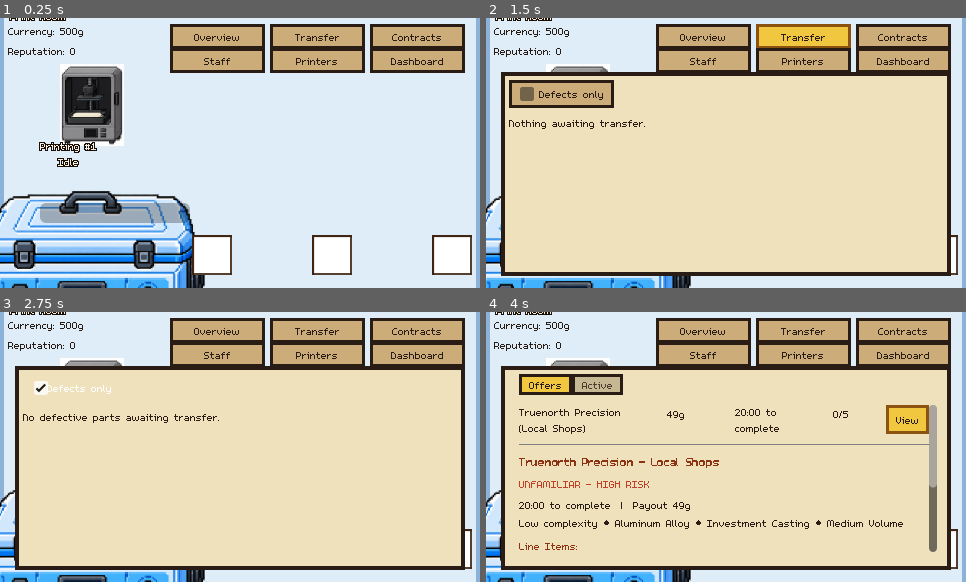
Above: before the commit, frames 1-4 (two rows, left to right).
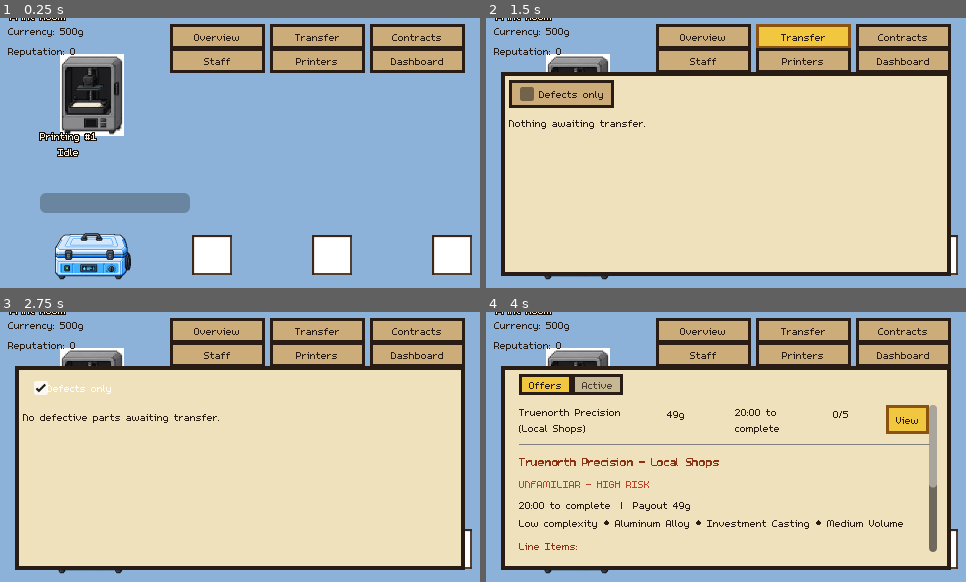
Above: after the commit, the same moments.

Repository: carverweirick/foundry-mobile-game
Game: Godot game, scene res://scenes/main.tscn
The game is run twice, just before and just after one commit, with the same random seed, the same clock (stepped at 60 frames per second) and the same inputs.
Inputs:
- Up to frame 1 (0.25 s): no input
- Up to frame 2 (1.5 s): click "Overview" at 0.5 s; click "Transfer" at 1.25 s
- Up to frame 3 (2.75 s): click "Defects only" at 2 s
- Up to frame 4 (4 s): click "Contracts" at 2.75 s; click "View" at 3.5 s

The runs differ from the first frame. In frame 1, 81% of the frame differs, in the area x 0-100%, y 0-100%; in frame 2, 17%; in frame 3, 17%; in frame 4, 17%.

Commit message:
Fix Clean's animation/sizing, and take a first step toward a real grid
- Clean bug fixes from screenshot feedback: the station now stays
  closed by default in every state (idle/running/ready) - the open
  frames only ever appear during the technician interaction flourish
  itself, not as a sustained "left open" look. Also added a general
  per-station sprite_scale_override (Station/StationDef) so a real art
  asset whose native resolution doesn't match its neighbors can be
  sized down - Clean now roughly matches Printing's on-screen size
  instead of Burnout/Pour's.
- First real step toward design doc Section 5's grid system: a new
  GRID_CELL_SIZE (20) constant, with every room boundary and station
  position confirmed/nudged to land on an exact grid multiple. The
  Print Room's previously-unused floor tileset is wired in for the
  first time, scaled so each source tile renders as exactly one grid
  cell - the other four rooms are untouched, still flat color zones.

Co-Authored-By: Claude Sonnet 5 <noreply@anthropic.com>
Claude-Session: https://claude.ai/code/session_01JVo4V5woxRQb6BmWzsoiCF

Diff:
--- a/autoload/game_data.gd
+++ b/autoload/game_data.gd
@@ -55,6 +55,14 @@
 	"res://assets/sprites/cleaner_2.png",
 	"res://assets/sprites/cleaner_3.png",
 ]
+## Bug fix (design feedback: "the cleaner is a bit larger than the rest") -
+## cleaner_1/2/3.png are 1254x1254, the same resolution class as Burnout/
+## Pour's real art, which reads fine for them since each gets a whole room
+## mostly to itself - Clean instead sits packed into a tight row with UV
+## Cure/Scan/Patching's small placeholder boxes, where the same on-screen
+## size as Burnout/Pour visibly dwarfed its neighbors. Shrinks it down to
+## roughly match Printing's own real-art on-screen size instead.
+const CLEAN_SPRITE_SCALE_OVERRIDE: float = 0.35
 
 
 ## Design doc Section 9: Quality, Defects, and Geometry Familiarity. Covers a
@@ -223,6 +231,10 @@
 	## Real per-state art (idle/running/ready), distinct from tier_sprite_paths
 	## above - see Station.state_sprites and CLEAN_STATE_SPRITES.
 	var state_sprite_paths: Array[String]
+	## See Station.sprite_scale_override's own comment - a fudge factor for a
+	## real art asset whose native resolution doesn't match what most station
+	## art assumes. 1.0 (no change) unless a station specifically needs it.
+	var sprite_scale_override: float = 1.0
 
 	func _init(
 		p_id: String,
@@ -233,7 +245,8 @@
 		p_minutes: float,
 		p_batch: int,
 		p_sprites: Array[String] = [],
-		p_state_sprites: Array[String] = []
+		p_state_sprites: Array[String] = [],
+		p_sprite_scale_override: float = 1.0
 	) -> void:
 		id = p_id
 		display_name = p_name
@@ -244,6 +257,7 @@
 		tier1_batch_cap = p_batch
 		tier_sprite_paths = p_sprites
 		state_sprite_paths = p_state_sprites
+		sprite_scale_override = p_sprite_scale_override
 
 	## Prototype-scale seconds derived from the real Tier 1 minutes above.
 	func get_prototype_timer_seconds() -> float:
@@ -1185,7 +1199,7 @@
 		# New this session (design doc Section 21.4): every part passes through,
 		# batched, no defect risk of its own - removes excess resin before UV Cure.
 		StationDef.new("clean", "Clean", Station.StationType.BATCHED,
-			1, "Print Room", 8.0, 5, [], CLEAN_STATE_SPRITES),
+			1, "Print Room", 8.0, 5, [], CLEAN_STATE_SPRITES, CLEAN_SPRITE_SCALE_OVERRIDE),
 		StationDef.new("uv_cure", "UV Cure", Station.StationType.BATCHED,
 			1, "Print Room", 12.0, 6),
 		StationDef.new("scan", "Structured Light Scan", Station.StationType.QUEUE,
--- a/scenes/main.gd
+++ b/scenes/main.gd
@@ -15,6 +15,22 @@
 # breathing room at max zoom-out. Drives camera pan/zoom clamping.
 const FLOOR_MIN: Vector2 = Vector2(0.0, 0.0)
 const FLOOR_MAX: Vector2 = Vector2(1720.0, 960.0)
+
+## The floor's real grid unit (design request, this session: "turn the game
+## into more of a grid feeling so that customization of floor layout later
+## on will be easy/contained"), the first real step toward design doc
+## Section 5's "the floor is meant to sit on a tile grid" - stations still
+## don't have an explicit multi-cell footprint yet (that's the next step,
+## once the Floor Editor itself gets built), but every room boundary and
+## station position is now expressed in whole GRID_CELL_SIZE units, so
+## nothing about the current layout has to be re-derived or approximated
+## when that footprint system lands. 20 was picked as the largest cell size
+## that evenly divides every existing room/floor dimension already in place
+## (the 40px margins, every room's width/height, and the full 1720x960
+## floor) - a "fine" grid relative to a station's own footprint, per design
+## request: most real-art stations span roughly 3-4 cells across, Burnout/
+## Pour's much bigger photo sprites span around 11.
+const GRID_CELL_SIZE: float = 20.0
 
 ## Camera2D.zoom in Godot works the opposite of what the names below might
 ## suggest at a glance: a HIGHER zoom value means MORE magnified (LESS world
@@ -125,7 +141,7 @@
 	"patching": Vector2(460, 260),
 	"burnout": Vector2(1300, 720),
 	"mold_prep": Vector2(1480, 720),
-	"pour": Vector2(750, 480),
+	"pour": Vector2(740, 480), # nudged from 750 to land exactly on a GRID_CELL_SIZE (20) multiple
 	"deshell": Vector2(120, 720),
 	"abrasive_blast": Vector2(280, 720),
 	"ship": Vector2(440, 720),
@@ -136,7 +152,7 @@
 ## (up to the factory level cap - see GameData.buy_printer()) has somewhere
 ## to go without overlapping. A formula rather than one fixed position per id
 ## since the number of owned printers is a runtime purchase, not fixed data.
-const PRINTER_ROW_Y: float = 110.0
+const PRINTER_ROW_Y: float = 100.0 # nudged from 110 to land exactly on a GRID_CELL_SIZE (20) multiple
 const PRINTER_ROW_START_X: float = 100.0
 const PRINTER_ROW_SPACING_X: float = 140.0
 
@@ -349,14 +365,21 @@
 	# Full-floor base layer first (see HALLWAY_FILL's own comment) - every one
 	# of the four corner/center room zones below draws on top of it.
 	_add_room_zone(Rect2(FLOOR_MIN, FLOOR_MAX - FLOOR_MIN), HALLWAY_FILL, HALLWAY_BORDER, "")
-	_add_room_zone(PRINT_ROOM, PRINT_FILL, PRINT_BORDER, "Print Room")
+	_build_print_room_tiles()
+	_add_room_zone(PRINT_ROOM, PRINT_FILL, PRINT_BORDER, "Print Room", true)
 	_add_room_zone(SHELLING_ROOM, SHELLING_FILL, SHELLING_BORDER, "Shelling Room")
 	_add_room_zone(POST_PROCESSING_ROOM, POST_FILL, POST_BORDER, "Post Processing Room")
 	_add_room_zone(FURNACE_ROOM, FURNACE_FILL, FURNACE_BORDER, "Furnace Room")
 	_add_room_zone(POUR_ROOM, POUR_FILL, POUR_BORDER, "VIM Bay")
 
 
-func _add_room_zone(rect: Rect2, fill_color: Color, border_color: Color, label_text: String) -> void:
+## skip_fill lets a room draw its border/label only and supply its own floor
+## visual on top - the Print Room does this now, using a real tiled floor
+## instead of a flat ColorRect (see _build_print_room_tiles()) - the border
+## is still drawn AFTER the tiles below, so its frame naturally covers the
+## tilemap's outermost edge rather than needing inset math to line up with
+## the grid exactly.
+func _add_room_zone(rect: Rect2, fill_color: Color, border_color: Color, label_text: String, skip_fill: bool = false) -> void:
 	# ColorRect/Label are Control nodes even out here in the 2D world, and
 	# Control defaults to MOUSE_FILTER_STOP - without explicitly setting it
 	# to IGNORE, every one of these purely decorative room backgrounds
@@ -368,18 +391,48 @@
 	border.mouse_filter = Control.MOUSE_FILTER_IGNORE
 	add_child(border)
 
-	var fill := ColorRect.new()
-	fill.position = rect.position + Vector2(ROOM_BORDER_WIDTH, ROOM_BORDER_WIDTH)
-	fill.size = rect.size - Vector2(ROOM_BORDER_WIDTH, ROOM_BORDER_WIDTH) * 2.0
-	fill.color = fill_color
-	fill.mouse_filter = Control.MOUSE_FILTER_IGNORE
-	add_child(fill)
+	if not skip_fill:
+		var fill := ColorRect.new()
+		fill.position = rect.position + Vector2(ROOM_BORDER_WIDTH, ROOM_BORDER_WIDTH)
+		fill.size = rect.size - Vector2(ROOM_BORDER_WIDTH, ROOM_BORDER_WIDTH) * 2.0
+		fill.color = fill_color
+		fill.mouse_filter = Control.MOUSE_FILTER_IGNORE
+		add_child(fill)
 
 	if label_text != "":
 		var entry := RoomFloorLabel.new()
 		entry.world_position = rect.position + Vector2(10.0, 6.0)
 		entry.label = _make_floor_label(label_text)
 		_room_floor_labels.append(entry)
+
+
+## Real per-cell floor tiles (design request, this session: "turn the game
+## into more of a grid feeling") - the Print Room is the only room with real
+## tile art so far (assets/sprites/floor_tiles/, resources/tilesets/
+## print_room_floor_tileset.tres, sliced but never actually wired into the
+## floor before now). The TileSet's own tile_size is 180x180 (the source
+## art's real resolution) - scaling the TileMapLayer node itself down to
+## GRID_CELL_SIZE/180 renders each source tile at exactly one grid cell
+## instead, without needing a second, smaller copy of the art. Filled
+## uniformly with the plain bolted floor panel (atlas coord (0,0)) for now -
+## the same sheet also has a matched set of blue accent-line edge/corner
+## tiles and decorative props (vents, hazard stripes, a numbered marker) for
+## a richer pass later, not used yet.
+const PRINT_ROOM_TILESET: TileSet = preload("res://resources/tilesets/print_room_floor_tileset.tres")
+
+func _build_print_room_tiles() -> void:
+	var tilemap := TileMapLayer.new()
+	tilemap.tile_set = PRINT_ROOM_TILESET
+	tilemap.position = PRINT_ROOM.position
+	var tile_world_size: float = PRINT_ROOM_TILESET.tile_size.x
+	tilemap.scale = Vector2.ONE * (GRID_CELL_SIZE / tile_world_size)
+	add_child(tilemap)
+
+	var cells_wide := int(PRINT_ROOM.size.x / GRID_CELL_SIZE)
+	var cells_tall := int(PRINT_ROOM.size.y / GRID_CELL_SIZE)
+	for cy in cells_tall:
+		for cx in cells_wide:
+			tilemap.set_cell(Vector2i(cx, cy), 0, Vector2i(0, 0))
 
 
 func _spawn_stations() -> void:
@@ -452,6 +505,7 @@
 	station.batch_cap = def.tier1_batch_cap
 	station.tier_sprites = _load_sprites(def.tier_sprite_paths)
 	station.state_sprites = _load_sprites(def.state_sprite_paths)
+	station.sprite_scale_override = def.sprite_scale_override
 	return station
 
 
--- a/scenes/station.gd
+++ b/scenes/station.gd
@@ -92,6 +92,14 @@
 ## One texture per tier, index 0 = Tier 1 ... index 4 = Tier 5.
 ## Leave empty (or entries null) for stations without art yet; a placeholder is used instead.
 @export var tier_sprites: Array[Texture2D] = []
+## Per-station fudge factor on top of BASE_SPRITE_SCALE, for a real photo
+## asset whose native resolution doesn't match the ~360-460px most station
+## art assumes (bug fix, design feedback: "the cleaner is a bit larger than
+## the rest" - cleaner_1/2/3.png are 1254x1254, the same resolution class as
+## Burnout/Pour's real art, but Clean sits packed into a tight row of small
+## Print Room stations rather than having a whole room mostly to itself like
+## Burnout/Pour do). 1.0 (no change) for every station except Clean.
+@export var sprite_scale_override: float = 1.0
 ## Real per-state art (Clean is the first station to get this - see
 ## cleaner_1/2/3.png) - index 0 = idle, 1 = running, 2 = ready. Distinct from
 ## tier_sprites above, which is indexed by current_tier: a station can only
@@ -192,7 +200,7 @@
 
 	name_label.text = station_name
 
-	station_sprite.scale = Vector2.ONE * BASE_SPRITE_SCALE
+	station_sprite.scale = Vector2.ONE * BASE_SPRITE_SCALE * sprite_scale_override
 
 	timer_bar.min_value = 0.0
 	timer_bar.max_value = max(timer_duration, 0.01)
@@ -207,7 +215,7 @@
 ## the way in. get_click_rect() reads station_sprite.scale live, so the
 ## clickable area shrinks right along with the visible sprite.
 func set_sprite_scale_multiplier(multiplier: float) -> void:
-	station_sprite.scale = Vector2.ONE * BASE_SPRITE_SCALE * multiplier
+	station_sprite.scale = Vector2.ONE * BASE_SPRITE_SCALE * multiplier * sprite_scale_override
 
 
 func _process(delta: float) -> void:
@@ -997,23 +1005,23 @@
 		_apply_state_tint()
 
 
-## Picks the right state_sprites frame - the interaction flourish while a
-## technician is physically mid-interaction here (see INTERACT_ANIM_FRAME_SECONDS's
-## comment), otherwise a static frame straight off current_state: 0 = idle,
-## 1 = running, 2 = ready.
+## Picks the right state_sprites frame. Bug fix (design feedback: "it should
+## be closed when the technician leaves the station"): the machine now
+## defaults to frame 0 (closed) at all times, in every one of IDLE/RUNNING/
+## READY - not one open frame while running and a different open frame while
+## ready, which read as the lid just being left open unattended (like running
+## a dishwasher with the door open). state_sprites[1]/[2] (open) only ever
+## appear during the interaction flourish itself, while a technician is
+## physically mid-interaction here (see INTERACT_ANIM_FRAME_SECONDS's
+## comment) - open only because someone's actually there with their hands in
+## it, closed the rest of the time, including the instant they walk away.
 func _apply_state_sprite() -> void:
 	station_sprite.modulate = Color.WHITE
 	if _is_interact_animating():
 		var frame := int(_interact_anim_elapsed / INTERACT_ANIM_FRAME_SECONDS)
 		station_sprite.texture = state_sprites[clampi(frame, 0, state_sprites.size() - 1)]
 		return
-	match current_state:
-		State.IDLE:
-			station_sprite.texture = state_sprites[0]
-		State.RUNNING:
-			station_sprite.texture = state_sprites[1]
-		State.READY:
-			station_sprite.texture = state_sprites[2]
+	station_sprite.texture = state_sprites[0]
 
 
 func _is_interact_animating() -> bool:
Not shown, changed: CLAUDE.md
Not shown, changed: docs/design_doc.md
